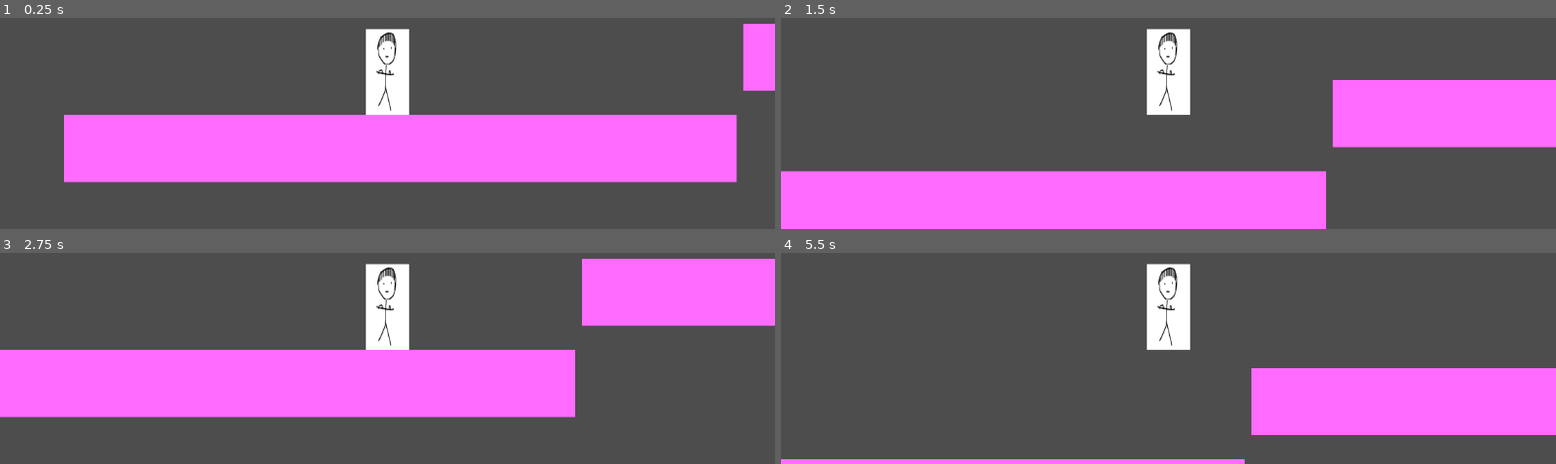
Above: before the commit, frames 1-4 (two rows, left to right).
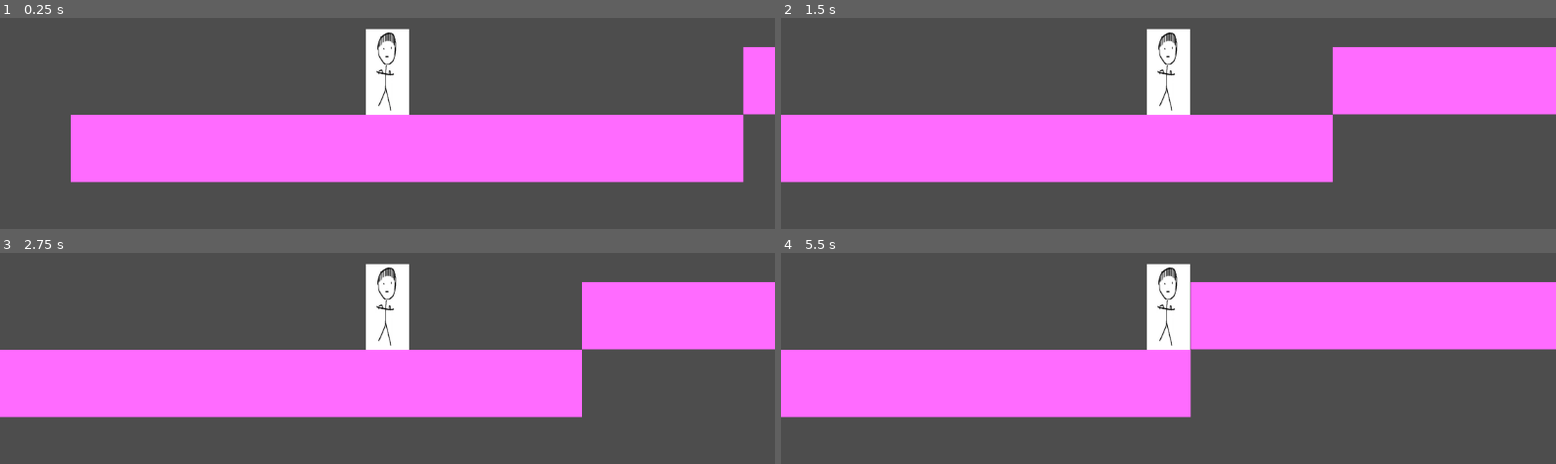
Above: after the commit, the same moments.

Repository: 21jadennguyen/petrified
Game: Godot game, scene res://scenes/world.tscn
Same seed, same stepped clock (60 frames per second), same inputs: the game is played once before the commit and once after it.
Inputs:
- Up to frame 1 (0.25 s): no input
- Up to frame 2 (1.5 s): tap Enter at 0.5 s; hold D (move_right) from 0.53 s (still down); tap Space (jump) at 0.6, 0.77, 1.07, 1.35 s
- Up to frame 3 (2.75 s): tap Space (jump) at 1.52, 1.82, 2.1 s; release D (move_right) at 2.03 s; hold A (move_left) from 2.03 s (still down)
- Up to frame 4 (5.5 s): release A (move_left) at 2.78 s; hold D (move_right) 2.78-4.28 s; tap Space (jump) at 2.85, 3.02, 3.32, 3.6, 3.77, 4.07, 4.35, 4.52, 4.82, 5.1 s; hold A (move_left) 4.28-5.03 s; hold D (move_right) from 5.03 s (still down)

The runs differ from the first frame. In frame 1, 1.5% of the frame differs, in the area x 8-100%, y 2-78%; in frame 2, 44%; in frame 3, 5.9%; in frame 4, 46%, in the area x 0-100%, y 13-100%.

Commit message:
Updated the jump function.

Diff:
--- /dev/null
+++ b/node_2d.tscn
@@ -0,0 +1,3 @@
+[gd_scene format=3 uid="uid://biadcthnveq6h"]
+
+[node name="World" type="Node2D"]
--- a/scenes/world.tscn
+++ b/scenes/world.tscn
@@ -11,7 +11,7 @@
 [node name="World" type="Node2D"]
 
 [node name="Player" parent="." instance=ExtResource("1_anfof")]
-position = Vector2(495, 484)
+position = Vector2(485, 514)
 
 [node name="Platform" type="StaticBody2D" parent="."]
 position = Vector2(495, 484)
@@ -25,14 +25,14 @@
 position = Vector2(19, 83)
 shape = SubResource("RectangleShape2D_i7fhq")
 
-[node name="Platform" type="StaticBody2D" parent="Platform"]
-position = Vector2(1010, -136)
+[node name="Platform2" type="StaticBody2D" parent="."]
+position = Vector2(1495, 383)
 
-[node name="MeshInstance2D" type="MeshInstance2D" parent="Platform/Platform"]
+[node name="MeshInstance2D" type="MeshInstance2D" parent="Platform2"]
 modulate = Color(1, 0.419608, 1, 1)
 position = Vector2(19, 83)
 mesh = SubResource("QuadMesh_n23f1")
 
-[node name="CollisionShape2D" type="CollisionShape2D" parent="Platform/Platform"]
+[node name="CollisionShape2D" type="CollisionShape2D" parent="Platform2"]
 position = Vector2(19, 83)
 shape = SubResource("RectangleShape2D_i7fhq")
--- a/scripts/player.gd
+++ b/scripts/player.gd
@@ -2,7 +2,7 @@
 
 @export var speed = 300
 @export var gravity = 30
-@export var jump_force = 300
+@export var jump_force = 700
 
 func _physics_process(delta):
 	if !is_on_floor():
@@ -10,8 +10,8 @@
 		if velocity.y > 1000:
 			velocity.y = 1000
 
-	if Input.is_action_just_pressed("jump"):
-		velocity.y = -jump_force
+	if Input.is_action_just_pressed("jump") && is_on_floor():
+			velocity.y = -jump_force
 
 	var horizontal_direction = Input.get_axis("move_left", "move_right")
 
